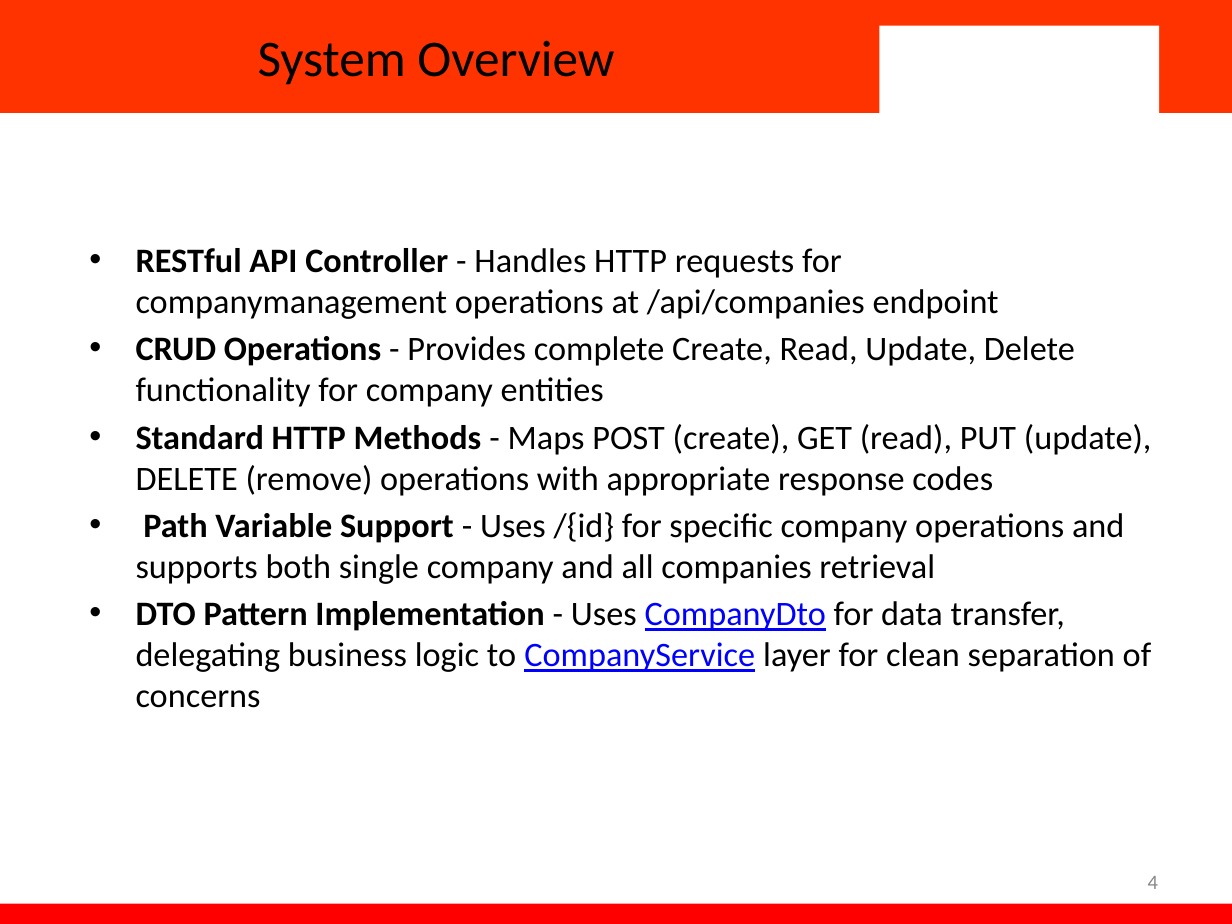
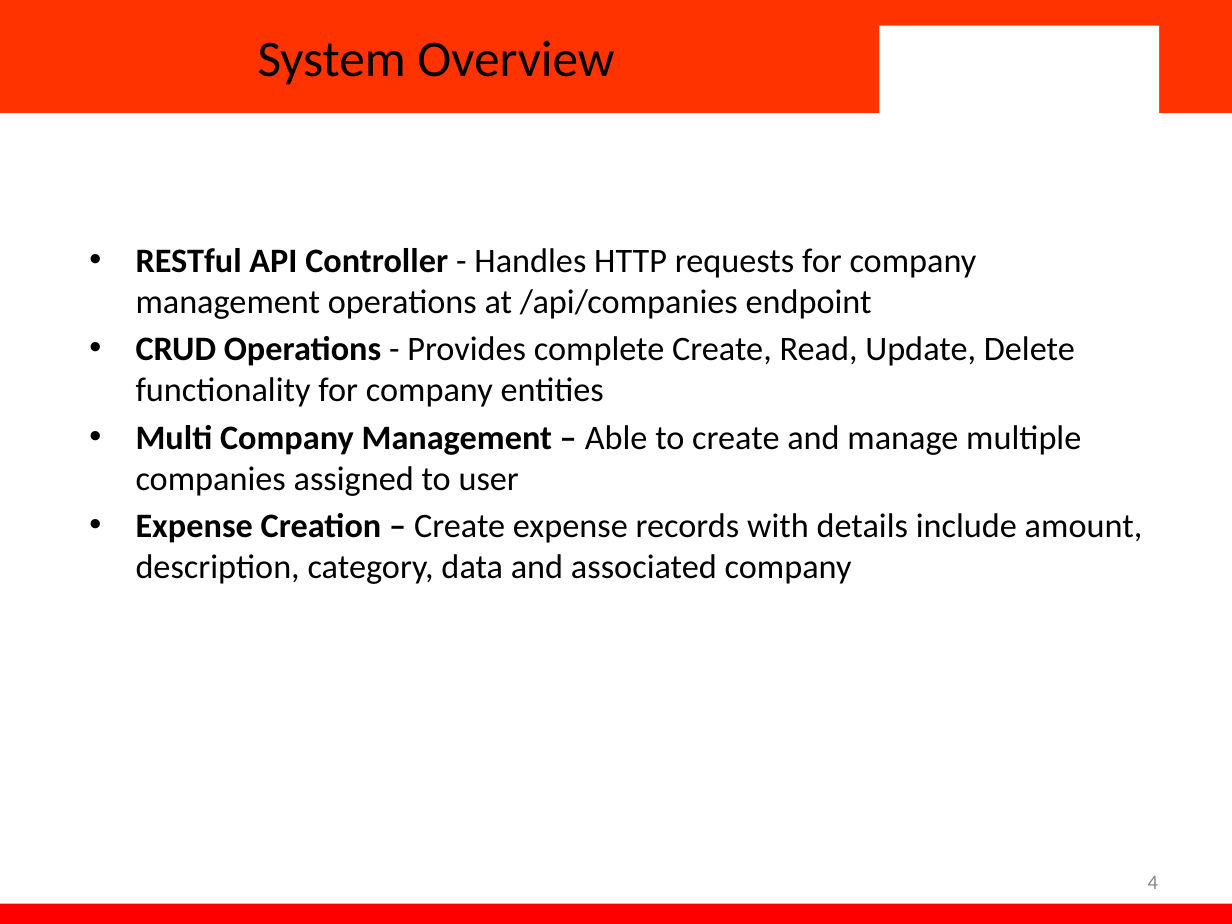
Before and after one commit to Muditkalra21/Expense-Tracker, a slide deck: slide 4 of Docsx/APC - ppt.pptx. Drawn at 1232x924 pixels with LibreOffice and Linux fonts; fonts in the diff are those of the drawing; background and template pictures are left out. Boxes give left, top, right and bottom in pixels: in the first picture for what was removed or moved away, otherwise in the second. Text is boxed around its words. In the diff, an @@ line names an element or a change of style, - is before the commit and + after.

```diff
--- a/Docsx/APC - ppt.pptx
+++ b/Docsx/APC - ppt.pptx
@@ text at <box>136,248,977,319</box>: spaces changed @@
-• RESTful API Controller - Handles HTTP requests for companymanagement operations at /api/companies endpoint
+• RESTful API Controller - Handles HTTP requests for company management operations at /api/companies endpoint
@@ text at <box>136,425,1143,584</box>: text changed @@
-• Standard HTTP Methods - Maps POST (create), GET (read), PUT (update), DELETE (remove) operations with appropriate response codes
-• Path Variable Support - Uses /{id} for specific company operations and supports both single company and all companies retrieval
-• DTO Pattern Implementation - Uses CompanyDto for data transfer, delegating business logic to CompanyService layer for clean separation of concerns
+• Multi Company Management – Able to create and manage multiple companies assigned to user
+• Expense Creation – Create expense records with details include amount, description, category, data and associated company
```
Also in this commit, not shown: 1 other file.
